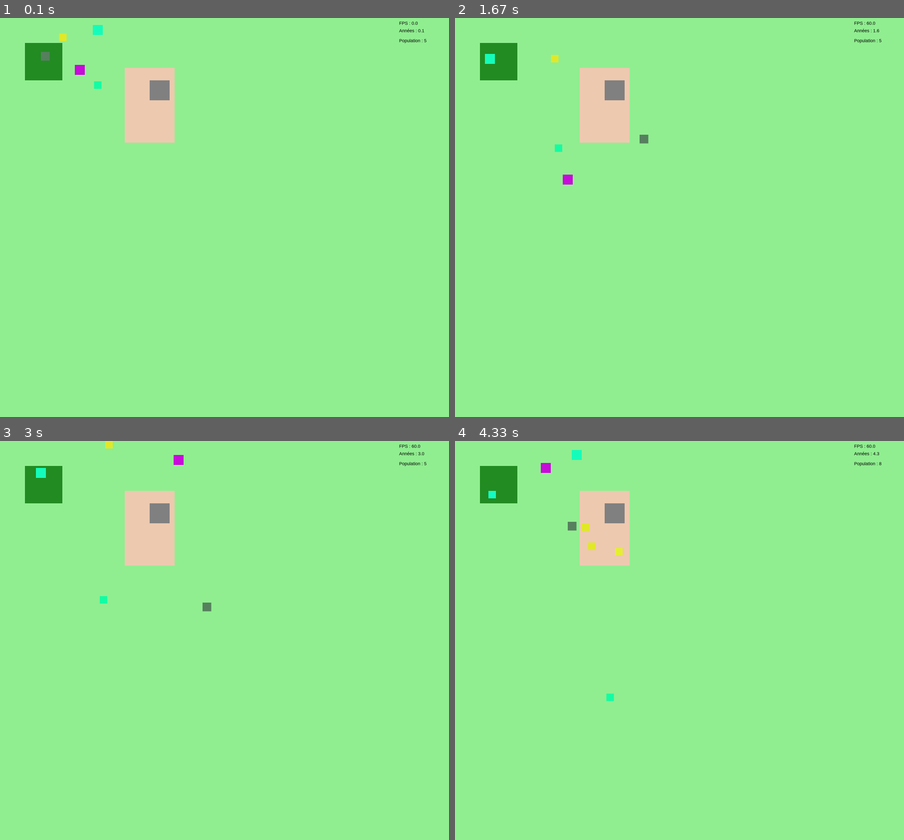
Above: before the commit, frames 1-4 (two rows, left to right).
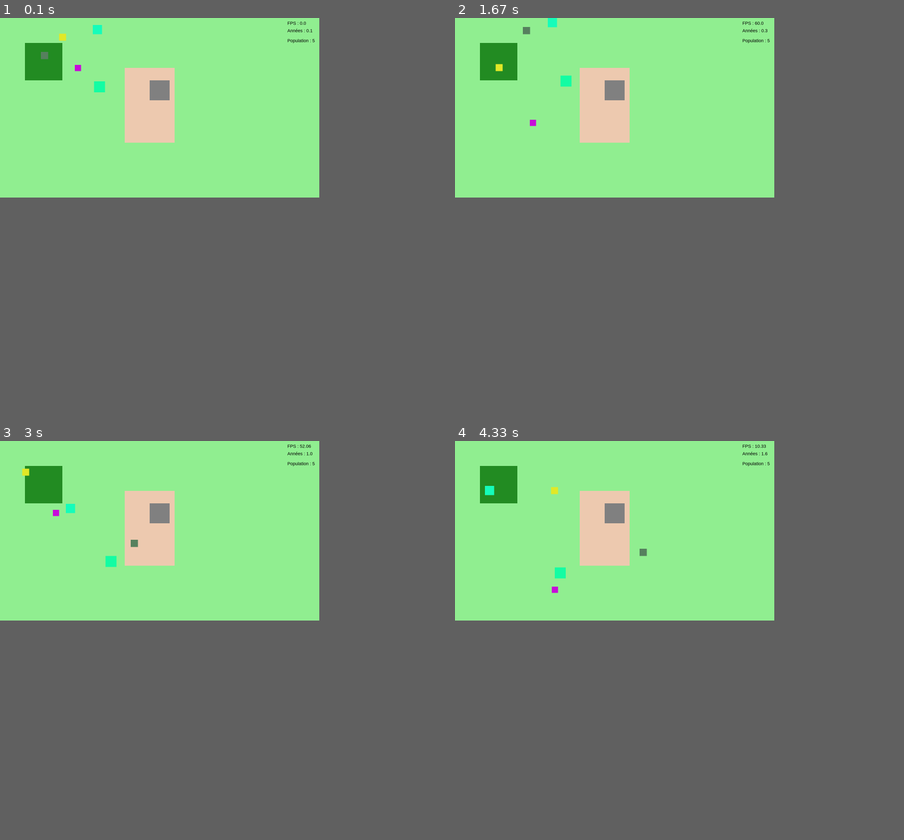
Above: after the commit, the same moments.

Repository: mea-me/ProjetS2-2026-CMI
Game: pygame game, started from src/prototypePy/main.py
The game is run twice, just before and just after one commit, with the same random seed, the same clock (stepped at 60 frames per second) and the same inputs.
Inputs (mouse positions are in pixels of both pictures, inside the frame that each line leads up to):
- Up to frame 1 (0.1 s): no input
- Up to frame 2 (1.67 s): tap Enter at 0.33 s; click (616, 117) at 0.72 s
- Up to frame 3 (3 s): tap Enter at 2, 2.4, 2.7, 2.9 s
- Up to frame 4 (4.33 s): tap Enter at 3.23, 3.53, 3.73, 4.03, 4.3 s
The window is 900x800 before the commit and 640x360 after it. Grey fills any space a smaller window leaves; there, only what the larger window draws over its background counts as a difference.

The runs differ from the first frame. In frame 1, 0.3% of the frame differs, in the area x 9-95%, y 0-19%; in frame 2, 0.6%; in frame 3, 0.6%; in frame 4, 0.7%, in the area x 6-95%, y 0-66%.

Commit message:
fix
Co-authored-by: bilboli-univ <bilboli-univ@users.noreply.github.com>
Co-authored-by: TOBLADZ <TOBLADZ@users.noreply.github.com>

Diff:
--- a/src/prototypePy/main.py
+++ b/src/prototypePy/main.py
@@ -14,8 +14,7 @@
 
 # Setup écran
 info = pygame.display.Info()
-W, H = 1800, 1600
-#info.current_w, info.current_h
+W, H = info.current_w, info.current_h
 # Pour tester sans être en plein écran total bloquant :
 screen = pygame.display.set_mode((W, H), pygame.RESIZABLE)
 pygame.display.set_caption("NeoRiza | Simulateur d’Évolution Biologique")
@@ -38,15 +37,18 @@
 
 #Création de grenouille-----------------------------------------------------------------
 Population = Livings()
-Froggy = Individu(400, 300, 30)  # position + taille
+Froggy = Individu(400, 300)  # position + taille
 Froggy.craft_individu()
+Froggy.give_rect(Froggy.genome.get_val("taille"))
+
 Population.add_individu(Froggy)
-grenouilles = [Individu(300, 100, 40),
-               Individu(200, 100, 30),
-               Individu(300, 100, 40),
-               Individu(200, 100, 35)]
+grenouilles = [Individu(300, 100),
+               Individu(200, 100),
+               Individu(300, 100),
+               Individu(200, 100)]
 for g in grenouilles:
         g.craft_individu()
+        g.give_rect(g.genome.get_val("taille"))
         Population.add_individu(g)
 #---------------------------------------------------------------------------------------
 
@@ -67,42 +69,40 @@
             temp, hum, nom = world.get_infos_at(mx, my)
             print(f"Zone: {nom.upper()} | Temp: {temp}°C | Hum: {hum}%")
 
-        if paused:
-            continue
-            pygame.display.flip()
-            clock.tick(60)
+    if paused:
+        continue
+    else:
+        # 2. Dessin
+        world.paint(screen)
 
-    # 2. Dessin
-    world.paint(screen)
+        # (Optionnel) Afficher le climat sous la souris en temps réel
+        #mx, my = pygame.mouse.get_pos()
+        #temp, hum, nom = world.get_infos_at(mx, my)
+        #text_surf = font.render(f"{nom}: {temp}°C / {hum}%", True, (0, 0, 0))
+        #screen.blit(text_surf, (mx + 10, my + 10))
 
-    # (Optionnel) Afficher le climat sous la souris en temps réel
-    #mx, my = pygame.mouse.get_pos()
-    #temp, hum, nom = world.get_infos_at(mx, my)
-    #text_surf = font.render(f"{nom}: {temp}°C / {hum}%", True, (0, 0, 0))
-    #screen.blit(text_surf, (mx + 10, my + 10))
+        # on dessine la grenouille =)
+        for g in Population.populations:
+            g.draw(screen)
+            g.deplacement()
 
-    # on dessine la grenouille =)
-    for g in Population.populations:
-        g.draw(screen)
-        g.deplacement()
+        Population.update(W,H)
 
-    Population.update(W,H)
+        # infos
+        fps = round(clock.get_fps(),2)
+        fps_texte = font.render(f"FPS : {fps}", True, (0, 0, 0))
+        screen.blit(fps_texte, (W*0.9, 10))
 
-    # infos
-    fps = round(clock.get_fps(),2)
-    fps_texte = font.render(f"FPS : {fps}", True, (0, 0, 0))
-    screen.blit(fps_texte, (W-200, 10))
+        age += 1/60
+        age_texte = font.render(f"Années : {round(age, 1)}", True, (0, 0, 0))
+        screen.blit(age_texte, (W*0.9, 40))
 
-    age += 1/60
-    age_texte = font.render(f"Années : {round(age, 1)}", True, (0, 0, 0))
-    screen.blit(age_texte, (W-200, 40))
+        nbIndiv = len(Population.populations)
+        nbIndiv_texte = font.render(f"Population : {nbIndiv}", True, (0, 0, 0))
+        screen.blit(nbIndiv_texte, (W*0.9, 80))
 
-    nbIndiv = len(Population.populations)
-    nbIndiv_texte = font.render(f"Population : {nbIndiv}", True, (0, 0, 0))
-    screen.blit(nbIndiv_texte, (W-200, 80))
-
-    #time.sleep(0.2)
-    pygame.display.flip()
-    clock.tick(60)
+        #time.sleep(0.2)
+        pygame.display.flip()
+        clock.tick(60)
 
 pygame.quit()
--- a/src/prototypePy/structures/allele.py
+++ b/src/prototypePy/structures/allele.py
@@ -28,7 +28,7 @@
     # "nom" : [al_type, req, valeur (écart), mutStep, description, type]
     "vitesse" : ["P",True,(5,50), (1, 5), "La vitesse de déplacement de l'individu (0-100)", "int"],
     "masse" : ["P",True,(3,75), (1, 5), "La masse de l'individu (0-100)", "int"],
-    "taille" : ["P",True,(1,75), (1, 5), "La taille de l'individu (0-100)", "int"],
+    "taille" : ["P",True,(20,75), (1, 5), "La taille de l'individu (0-100)", "int"],
     "régime" : ["P", True, ["carnivore", "herbivore", "omnivore"], None, "Le régime alimentaire de l'individu (carnivore ou omnivore ou herbivore)", "str"],
     "couleur" : ["P",True,"couleur pas accéder", (1, 25), "La couleur de l'individu (RGB)", "list"],
     "agilité" : ["P",True,(0,100), (1, 5), "L'agilité de l'individu (résistance au terrain escarpé)", "int"],
--- a/src/prototypePy/structures/individu.py
+++ b/src/prototypePy/structures/individu.py
@@ -3,11 +3,11 @@
 from .genome import Genome
 
 class Individu:       # class qui va probablment beauuucoup changer
-    def __init__(self, x, y, size):
+    def __init__(self, x, y):
         # width et height sont la taille de l'objet
         self.x = x
         self.y = y
-        self.rect = pygame.Rect(x, y, size, size)
+        self.rect = pygame.Rect(x, y, 5, 5)
         self.age = 0
         self.energie = 100 # Par défaut
         self.alive = True
@@ -42,6 +42,10 @@
     def craft_individu(self):
         self.genome.craft_alleles()
 
+
+    def give_rect(self,size):
+        self.rect = pygame.Rect(self.x, self.y, size, size)
+
     def get_individu(self):
         pass
 
--- a/src/prototypePy/structures/livings.py
+++ b/src/prototypePy/structures/livings.py
@@ -55,9 +55,10 @@
         y = (individu1.rect.y + individu2.rect.y) // 2
 
         #new_genome.muter() # Fait muter le génome
-        bébé = Individu(x, y, 30) # Création du nouvel individu
+        bébé = Individu(x, y) # Création du nouvel individu
         bébé.give_genome(new_genome.clone())
         bébé.genome.muter()
+        bébé.give_rect(bébé.genome.get_val("taille"))
 
         self.populations.append(bébé) # Ajout à la population
         return bébé
